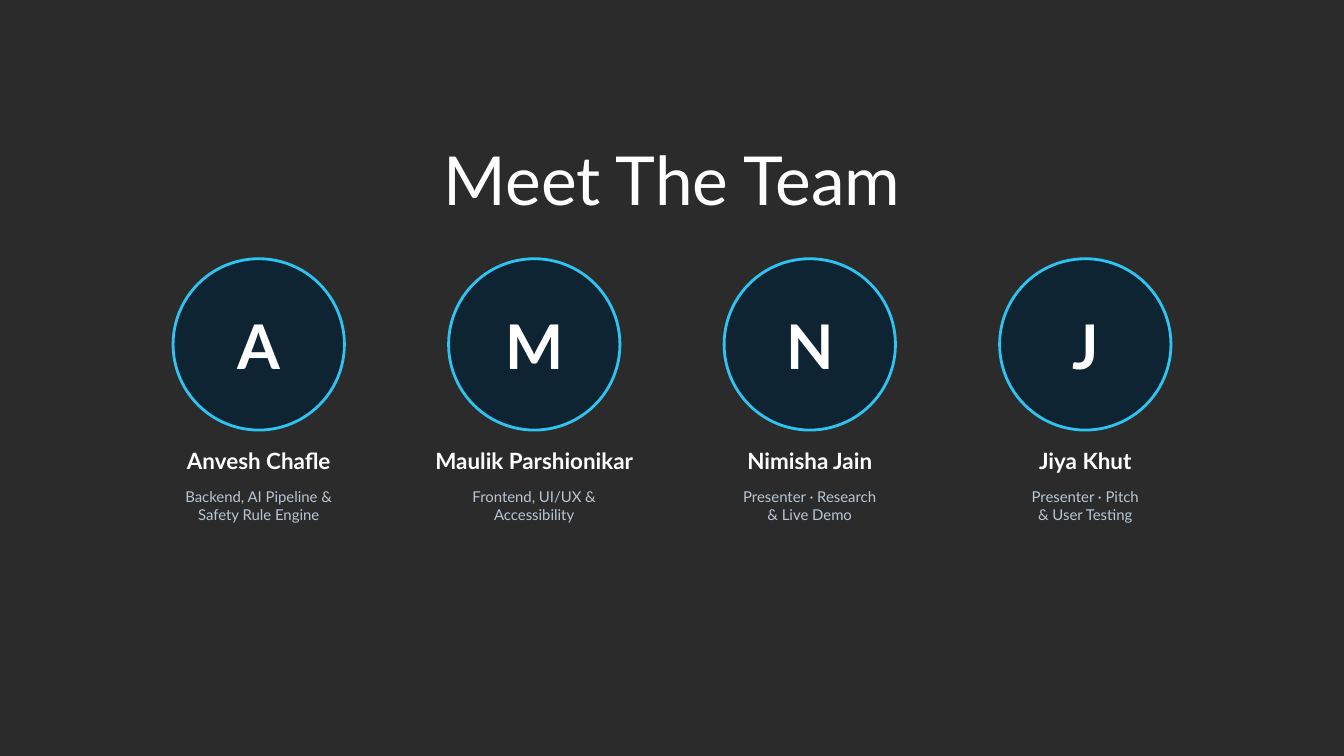
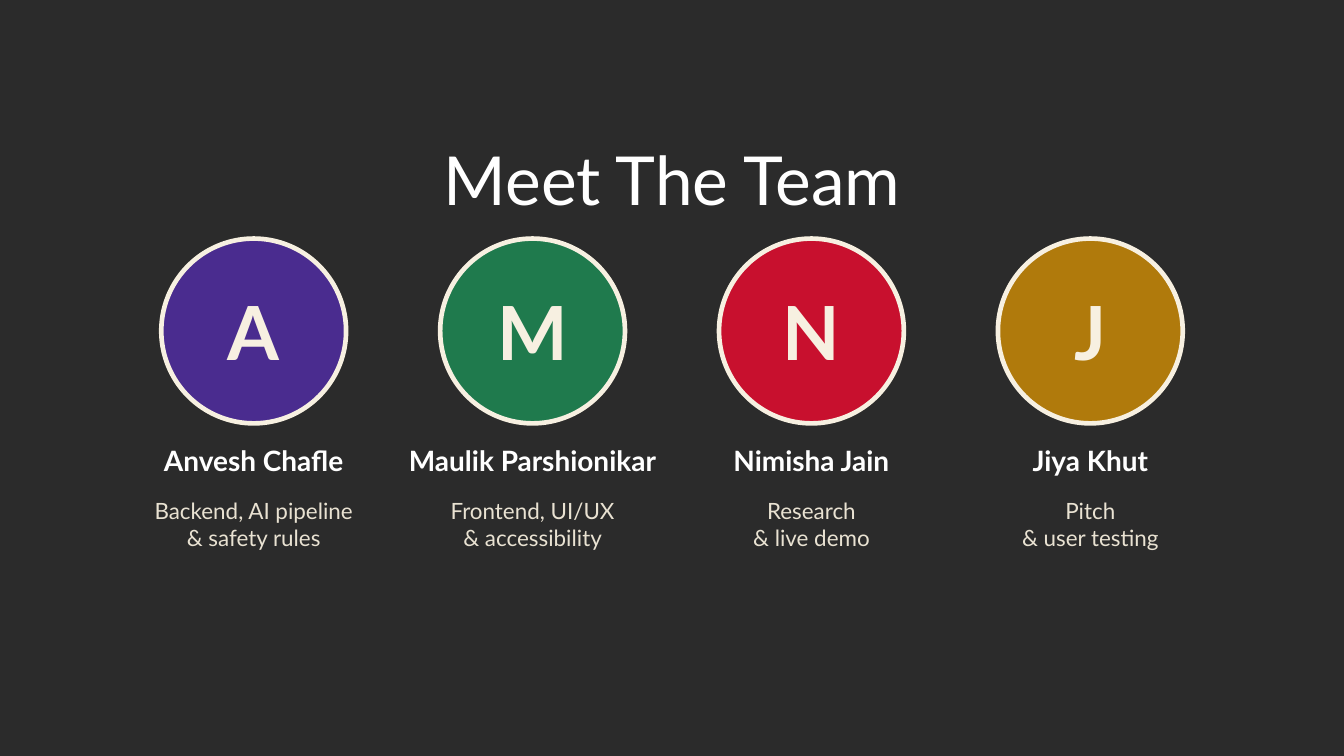
Before and after one commit to anveshchafle-cmd/vaachak, a slide deck: slide 2 of frontend/public/Vaachak-THINK-AI-4.0.pptx. Drawn at 1344x756 pixels with LibreOffice and Linux fonts; fonts in the diff are those of the drawing; background and template pictures are left out; a plain dark background stands for a picture behind light text. Boxes give left, top, right and bottom in pixels: in the first picture for what was removed or moved away, otherwise in the second. Text is boxed around its words. In the diff, an @@ line names an element or a change of style, - is before the commit and + after.

```diff
--- a/frontend/public/Vaachak-THINK-AI-4.0.pptx
+++ b/frontend/public/Vaachak-THINK-AI-4.0.pptx
@@ text "A": place and size @@
-text "A" at [237, 324, 280, 369]
+text "A" at [228, 306, 280, 360]
@@ ellipse: place and size @@
-ellipse at [173, 259, 345, 430]
+ellipse at [161, 239, 346, 423]
@@ ellipse at [161, 239, 346, 423]: fill #0F2433 to #4A2C8F; outline #2EC4F1 3 pt to #F7F0E1 5 pt @@
@@ text "M": place and size @@
-text "M" at [505, 324, 563, 369]
+text "M" at [497, 306, 568, 360]
@@ ellipse: place and size @@
-ellipse at [448, 259, 620, 430]
+ellipse at [440, 239, 625, 423]
@@ ellipse at [440, 239, 625, 423]: fill #0F2433 to #1F7A4D; outline #2EC4F1 3 pt to #F7F0E1 5 pt @@
@@ text "N": place and size @@
-text "N" at [786, 324, 833, 369]
+text "N" at [783, 306, 840, 360]
@@ ellipse: place and size @@
-ellipse at [724, 259, 896, 430]
+ellipse at [719, 239, 904, 423]
@@ ellipse at [719, 239, 904, 423]: fill #0F2433 to #C8102E; outline #2EC4F1 3 pt to #F7F0E1 5 pt @@
@@ size 66 to 80 pt, text colour #FFFFFF to #F7F0E1 in 4 elements at [497, 306, 568, 360], [783, 306, 840, 360], [228, 306, 280, 360], [1074, 306, 1106, 361] @@
@@ text "J": place and size @@
-text "J" at [1072, 324, 1098, 370]
+text "J" at [1074, 306, 1106, 361]
@@ ellipse: place and size @@
-ellipse at [999, 259, 1171, 430]
+ellipse at [998, 239, 1183, 423]
@@ ellipse at [998, 239, 1183, 423]: fill #0F2433 to #B07A0C; outline #2EC4F1 3 pt to #F7F0E1 5 pt @@
@@ size 24 to 30 pt in 4 elements at [733, 450, 890, 472], [409, 450, 656, 472], [1033, 450, 1148, 476], [164, 450, 343, 472] @@
@@ text "Anvesh Chafle": place and size @@
-text "Anvesh Chafle" at [187, 452, 330, 469]
+text "Anvesh Chafle" at [164, 450, 343, 472]
@@ text "Maulik Parshionikar": place and size @@
-text "Maulik Parshionikar" at [435, 452, 633, 469]
+text "Maulik Parshionikar" at [409, 450, 656, 472]
@@ text at [155, 502, 352, 550]: text changed; size 16 to 24 pt; text colour #B8C7D6 to #E9E2D2 @@
-Backend, AI Pipeline &
-Safety Rule Engine
+Backend, AI pipeline
+& safety rules
@@ text at [451, 502, 615, 550]: text changed; size 16 to 24 pt; text colour #B8C7D6 to #E9E2D2 @@
-Frontend, UI/UX &
-Accessibility
+Frontend, UI/UX
+& accessibility
@@ text at [767, 502, 870, 546]: text changed; size 16 to 24 pt; text colour #B8C7D6 to #E9E2D2 @@
-Presenter · Research
-& Live Demo
+Research
+& live demo
@@ text at [1044, 502, 1158, 550]: text changed; size 16 to 24 pt; text colour #B8C7D6 to #E9E2D2 @@
-Presenter · Pitch
-& User Testing
+Pitch
+& user testing
```
Also in this commit, not shown: 7 other slides changed, 1 other file.
